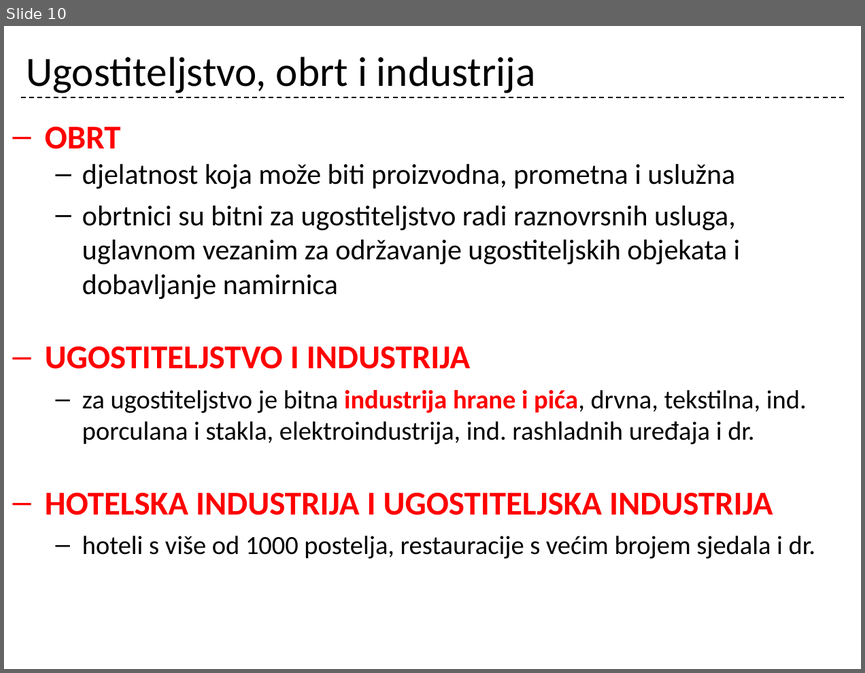
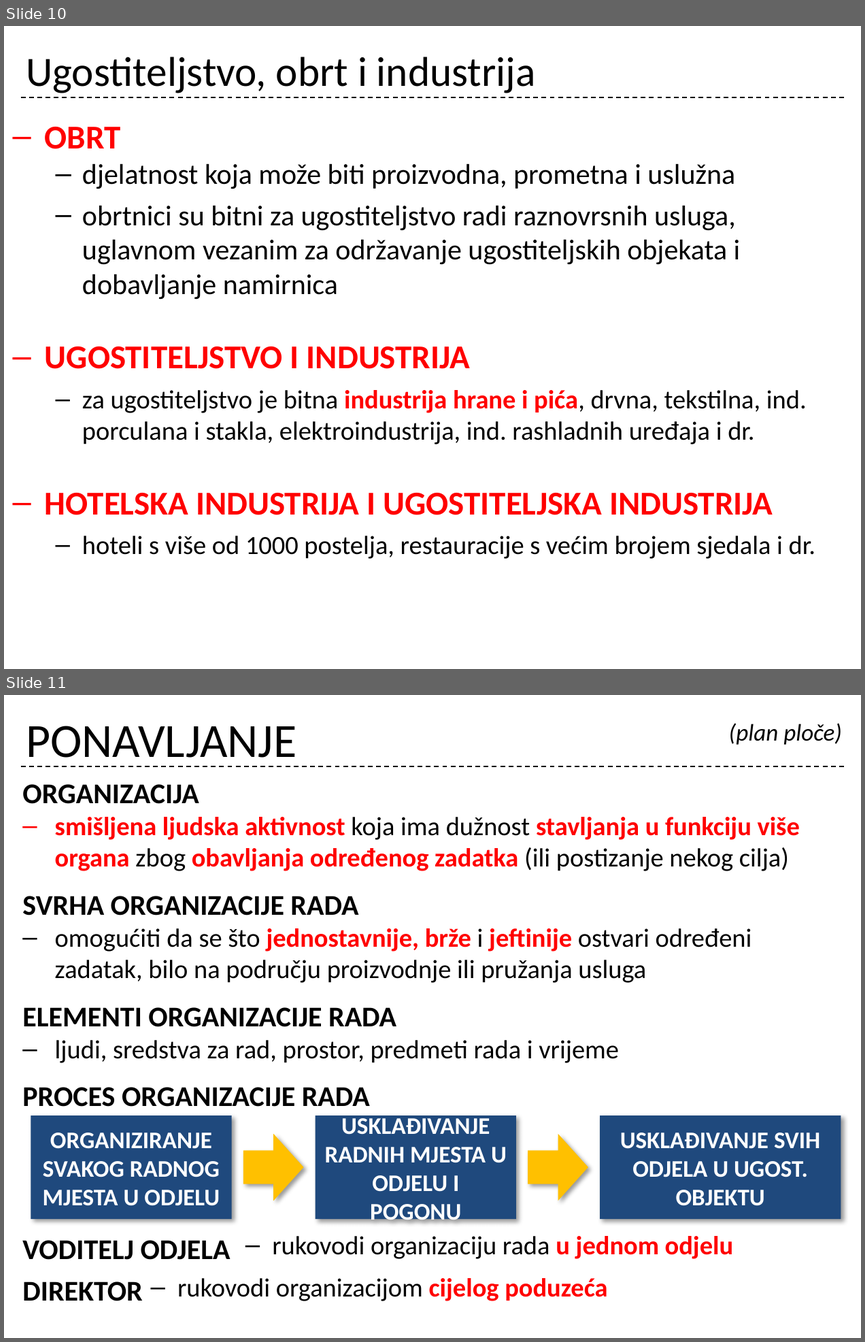
Before and after one commit to cornx/print, a slide deck: data/organizacija/001_uvod_i_ug_kao_gosp_djelatnost_ponavljanje.pptx. Shown one above the other, each under a label of ours: slide 10 before the commit, slides 10 and 11 after it. The pictures are 865x673 and 865x1342 pixels, drawn with LibreOffice and Linux fonts; fonts in the diff are those of the drawing. Boxes give left, top, right and bottom in pixels: in the first picture for what was removed or moved away, otherwise in the second. Text is boxed around its words. In the diff, an @@ line names an element or a change of style, - is before the commit and + after.

```diff
--- a/data/organizacija/001_uvod_i_ug_kao_gosp_djelatnost_ponavljanje.pptx
+++ b/data/organizacija/001_uvod_i_ug_kao_gosp_djelatnost_ponavljanje.pptx
@@ slide 11 added at <box>4,695,861,1338</box>, background #FFFFFF; not listed: 1 template element that a slide beside it also shows @@
@@ title added at <box>26,726,296,767</box>, 40 pt, text #000000 @@
+PONAVLJANJE
@@ text added at <box>729,723,842,745</box>, 20 pt, text #000000, italic @@
+(plan ploče)
@@ text added at <box>22,784,800,1301</box>, 22 pt, text #000000, bold @@
+ORGANIZACIJA
+– smišljena ljudska aktivnost koja ima dužnost stavljanja u funkciju više organa zbog obavljanja određenog zadatka (ili postizanje nekog cilja)
+SVRHA ORGANIZACIJE RADA
+– omogućiti da se što jednostavnije, brže i jeftinije ostvari određeni zadatak, bilo na području proizvodnje ili pružanja usluga
+ELEMENTI ORGANIZACIJE RADA
+– ljudi, sredstva za rad, prostor, predmeti rada i vrijeme
+PROCES ORGANIZACIJE RADA
+VODITELJ ODJELA
+DIREKTOR
@@ rectangle added at <box>31,1116,231,1219</box>, fill #1F497D, 20 pt, text #FFFFFF, bold @@
+ORGANIZIRANJE SVAKOG RADNOG MJESTA U ODJELU
@@ rectangle added at <box>315,1116,515,1219</box>, fill #1F497D, 20 pt, text #FFFFFF, bold @@
+USKLAĐIVANJE RADNIH MJESTA U ODJELU I POGONU
@@ rectangle added at <box>600,1116,840,1219</box>, fill #1F497D, 20 pt, text #FFFFFF, bold @@
+USKLAĐIVANJE SVIH ODJELA U UGOST. OBJEKTU
@@ right arrow added at <box>243,1134,303,1200</box>, fill #FFC000 @@
@@ right arrow added at <box>528,1134,587,1200</box>, fill #FFC000 @@
@@ text added at <box>272,1236,734,1259</box>, 22 pt, text #000000 @@
+‒ rukovodi organizaciju rada u jednom odjelu
@@ text added at <box>177,1278,607,1301</box>, 22 pt, text #000000 @@
+‒ rukovodi organizacijom cijelog poduzeća
```
Also in this commit, not shown: 8 other slides added.
